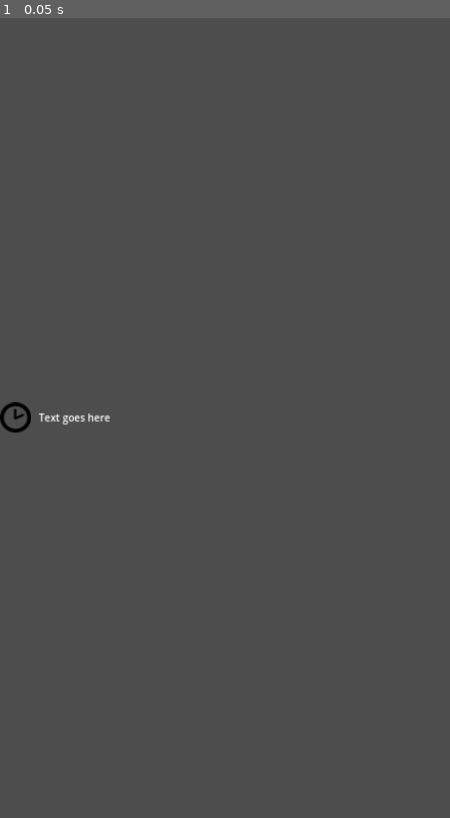
Above: before the commit, frame 1.
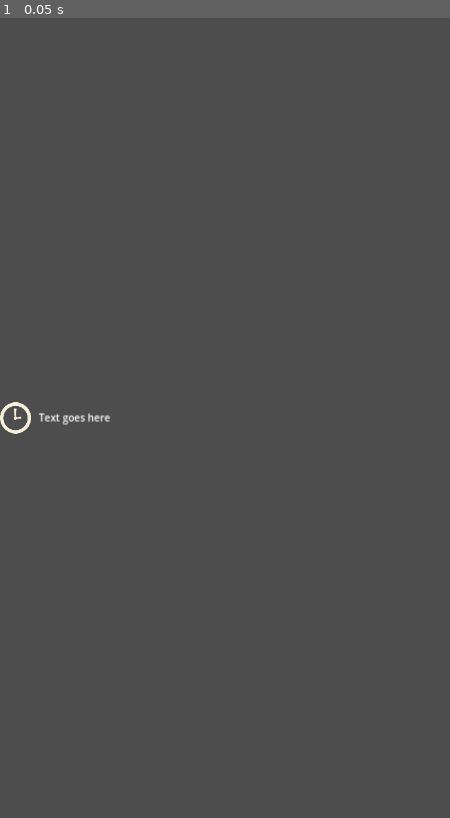
Above: after the commit, the same moment.

Repository: stem-career-paths/game
Game: Godot game, scene res://ui/epilogue/summary_item.tscn
Two runs of this game, one before a commit and one after it. Both use one fixed random seed, a clock stepped at 60 frames per second and the inputs below. This scene is started directly instead of the project's main scene.
Inputs:
- Up to frame 1 (0.05 s): no input

The runs differ from the first frame. In frame 1, 0.1% of the frame differs, in the area x 0-7%, y 48-52%.

Commit message:
Replace placeholders with Sam's art

Diff:
--- a/project/ui/epilogue/clock.svg
+++ /dev/null
@@ -1 +0,0 @@
-<svg xmlns="http://www.w3.org/2000/svg" viewBox="0 0 28 29"><title>Shape + Shape</title><g fill-rule="evenodd"><path d="M13.98 28.066C6.27 28.066 0 21.796 0 14.08 0 6.367 6.27.092 13.98.092S27.97 6.367 27.97 14.08c0 7.716-6.28 13.986-13.99 13.986zm0-3.462c5.802 0 10.53-4.72 10.53-10.528 0-5.798-4.73-10.526-10.53-10.526-5.803 0-10.52 4.728-10.52 10.526-.002 5.81 4.717 10.528 10.52 10.528z"/><path d="M14.053 15.927a1.04 1.04 0 0 1-1.005-.076 1.047 1.047 0 0 1-.47-.723L12.563 7a1.052 1.052 0 0 1 2.105 0v6.304l5.393-2.538a1.048 1.048 0 0 1 1.4.498c.25.53.02 1.154-.5 1.403l-6.905 3.26z"/></g></svg>
--- a/project/ui/epilogue/diploma.svg
+++ /dev/null
@@ -1,29 +0,0 @@
-<?xml version="1.0" encoding="iso-8859-1"?>
-<!-- Uploaded to: SVG Repo, www.svgrepo.com, Generator: SVG Repo Mixer Tools -->
-<svg fill="#000000" height="800px" width="800px" version="1.1" id="Capa_1" xmlns="http://www.w3.org/2000/svg" xmlns:xlink="http://www.w3.org/1999/xlink"
-	 viewBox="0 0 490.013 490.013" xml:space="preserve">
-<g>
-	<g>
-		<g>
-			<path d="M42.888,53.057l28.8,0.8c-0.4-26.3-5.8-43.9-15.9-53.7h-10.6h-0.4c-9.7-0.8-44.7,10.3-44.7,55.7
-				c-0.8,27.1,3.5,59.6,27.2,60.8c1.7,0.1,15.2-6.6,5.1-50.6C31.588,62.857,31.888,53.057,42.888,53.057z"/>
-			<path d="M66.588,116.557c2.3-16.5,3.9-30.2,4.3-42.4l-15.2-0.4c3.5,17.7,3.1,32.2-0.4,42.8
-				C55.288,116.557,66.588,116.557,66.588,116.557z"/>
-			<path d="M362.488,431.157h-260.9c7.4,18.4,10.1,42.8,5.4,58.8h255.5c10.9,0,20.2-13.3,20.2-29.4S373.388,431.157,362.488,431.157
-				z"/>
-			<path d="M84.088,410.357h245.7c-3-71.3,19.8-173,20.2-175.7l-71.9,72.2l-71.5,14.5c6.5,4.2,5.4,12.6,1.2,16.1
-				c-8.6,7.8-21,9-30.3,2.4c-8.2-5.9-14.7-18.5-12.8-32.9c-24.3,3.9-29.8-4.3-29.6-30.2c-8.6,28.2-15.6,57.7-21,87.1
-				c-1.7,9.5-15,12-19.4,2.7l-16.3-35.3c-2.3-5.1,0-11.4,5.1-13.7c5.1-2.4,11.3,0,13.6,5.1l3.1,6.7c6.2-27.8,13.6-54.9,22.9-81.2
-				c2.9-8.9,12-8.2,17.1-3.9c10.5,10.2,16.7,26.3,17.5,43.1c8.3,2.2,21.4-10.2,25.7,3.5l13.2-66.3l167.8-169.6
-				c-1.9-13.3-4.3-26.3-7.8-38.4c-2.7-9.8-9.3-16.5-16.3-16.5h-259.7c8.2,15.3,11.7,36.5,11.3,64.7c1.4,27.2-12.2,99.5-18.7,134.9
-				c-15.6,84.7-33,180.4-16.7,254.9c5.1,23.5,14,35.3,26.8,35.3l0,0l0,0c0.4,0,1.2,0,2.3-2.4c5.8-12.2,1.2-45.9-10.1-60
-				C70.388,420.057,73.988,410.357,84.088,410.357z"/>
-			<polygon points="241.488,246.357 421.188,65.157 402.088,45.957 402.088,45.957 222.488,227.157 			"/>
-			<polygon points="212.788,246.757 201.888,301.257 255.888,290.357 			"/>
-			<path d="M486.488,49.857l-35.4-35.7c-4.7-4.7-12.4-4.7-17.5,0l-17.1,17.3l0,0l52.9,53.3l0,0l17.1-17.3
-				C491.188,62.857,491.188,54.957,486.488,49.857z"/>
-			<polygon points="435.588,80.057 256.288,261.257 275.388,280.557 454.988,99.257 			"/>
-		</g>
-	</g>
-</g>
-</svg>
--- a/project/ui/epilogue/summary_item.gd
+++ b/project/ui/epilogue/summary_item.gd
@@ -8,9 +8,9 @@
 }
 
 const _ICONS := {
-	Type.TIME: preload("res://ui/epilogue/clock.svg"),
-	Type.INSTITUTION: preload("res://ui/epilogue/university.svg"),
-	Type.DEGREE: preload("res://ui/epilogue/diploma.svg"),
+	Type.TIME: preload("res://ui/epilogue/clock.png"),
+	Type.INSTITUTION: preload("res://ui/epilogue/college.png"),
+	Type.DEGREE: preload("res://ui/epilogue/diploma.png"),
 }
 
 @export var text := "Text goes here":
--- a/project/ui/epilogue/summary_item.tscn
+++ b/project/ui/epilogue/summary_item.tscn
@@ -1,7 +1,7 @@
 [gd_scene load_steps=3 format=3 uid="uid://octcg0x0c3jf"]
 
 [ext_resource type="Script" path="res://ui/epilogue/summary_item.gd" id="1_5vq2i"]
-[ext_resource type="Texture2D" uid="uid://c7mi6k1fwbcql" path="res://ui/epilogue/clock.svg" id="1_rrvnr"]
+[ext_resource type="Texture2D" uid="uid://08oedmrrvlth" path="res://ui/epilogue/clock.png" id="2_f4ngy"]
 
 [node name="SummaryItem" type="HBoxContainer"]
 anchors_preset = 15
@@ -18,7 +18,7 @@
 layout_mode = 2
 size_flags_horizontal = 4
 size_flags_vertical = 4
-texture = ExtResource("1_rrvnr")
+texture = ExtResource("2_f4ngy")
 expand_mode = 1
 
 [node name="Label" type="Label" parent="."]
--- a/project/ui/epilogue/university.svg
+++ /dev/null
@@ -1,23 +0,0 @@
-<?xml version="1.0" encoding="iso-8859-1"?>
-<!-- Uploaded to: SVG Repo, www.svgrepo.com, Generator: SVG Repo Mixer Tools -->
-<svg fill="#000000" height="800px" width="800px" version="1.1" id="Layer_1" xmlns="http://www.w3.org/2000/svg" xmlns:xlink="http://www.w3.org/1999/xlink"
-	 viewBox="0 0 488 488" xml:space="preserve">
-<g transform="translate(0 -540.36)">
-	<g>
-		<g>
-			<path d="M478.001,967.169L478.001,967.169l-20.498,0v-30.395c0-5.499-4.5-9.998-9.999-9.998h-31.196V693.012h61.593
-				c4.5,0,8.499-3.1,9.699-7.499c1.2-4.399-0.8-8.999-4.699-11.298l-233.973-132.58c-3.1-1.7-6.799-1.7-9.899,0L5.055,674.214
-				c-4,2.2-5.899,6.899-4.699,11.298c1.2,4.399,5.099,7.499,9.699,7.499h61.593v233.764H40.451c-5.499,0-9.999,4.499-9.999,9.998
-				v30.395H10.055c-5.499,0-9.999,4.499-9.999,9.998v41.194c0,5.499,4.499,9.999,9.999,9.999h467.946
-				c5.499,0,9.999-4.499,9.999-9.999v-41.194C488,971.669,483.501,967.169,478.001,967.169z M47.951,673.015l196.078-111.083
-				l196.077,111.083H47.951z M396.411,693.012v233.764h-40.995V693.012H396.411z M335.418,693.012v233.764h-50.894V693.012H335.418z
-				 M264.526,693.012v233.764H223.53V693.012H264.526z M203.533,693.012v233.764h-50.894V693.012H203.533z M132.641,693.012v233.764
-				H91.646V693.012H132.641z M50.55,946.773h386.956v20.397H50.55V946.773z M468.002,1008.363H20.054v-21.197h427.451h20.498
-				V1008.363z"/>
-			<path d="M319.819,633.221l-70.892-40.394c-3.1-1.7-6.799-1.7-9.899,0l-70.892,40.394c-3.9,2.3-5.899,6.899-4.699,11.298
-				c1.2,4.299,5.199,7.399,9.699,7.399H314.92c4.5,0,8.499-3.1,9.599-7.399C325.719,640.12,323.719,635.42,319.819,633.221z
-				 M210.932,631.921l33.196-18.897l33.096,18.897H210.932z"/>
-		</g>
-	</g>
-</g>
-</svg>
Binary file added: project/ui/epilogue/clock.png
Not shown, changed: project/ui/epilogue/clock.png.import
Binary file added: project/ui/epilogue/college.png
Not shown, changed: project/ui/epilogue/college.png.import
Binary file added: project/ui/epilogue/diploma.png
Not shown, changed: project/ui/epilogue/diploma.png.import
Not shown, changed: README.md
